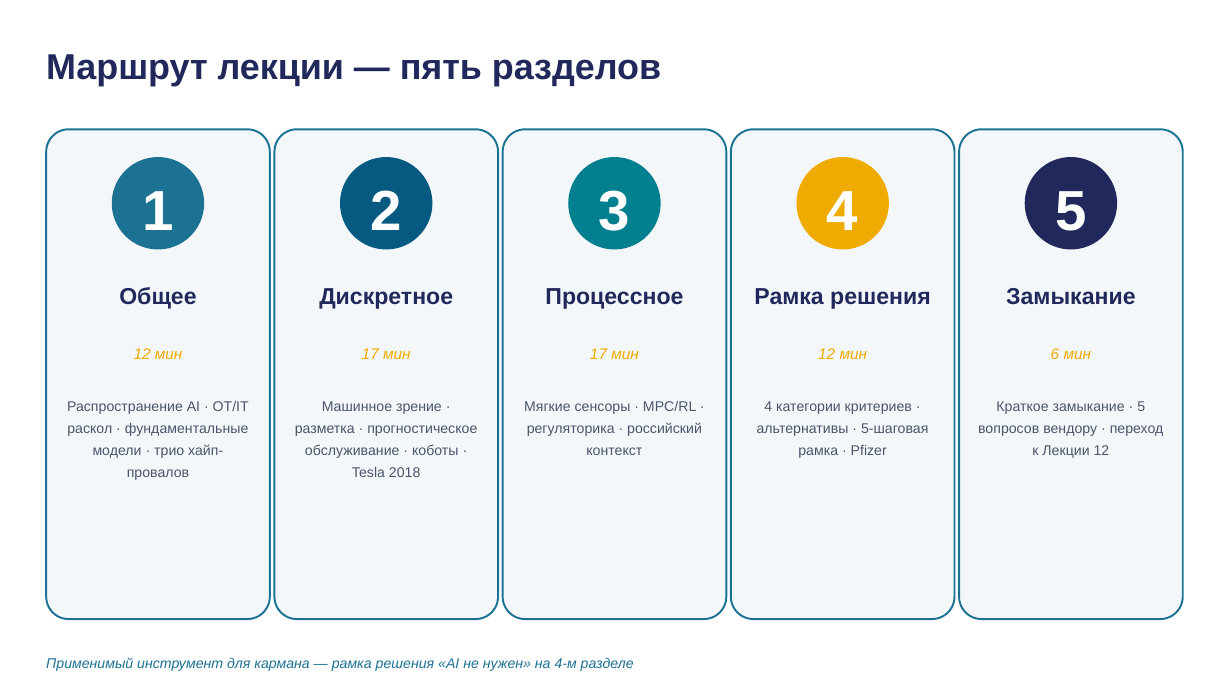
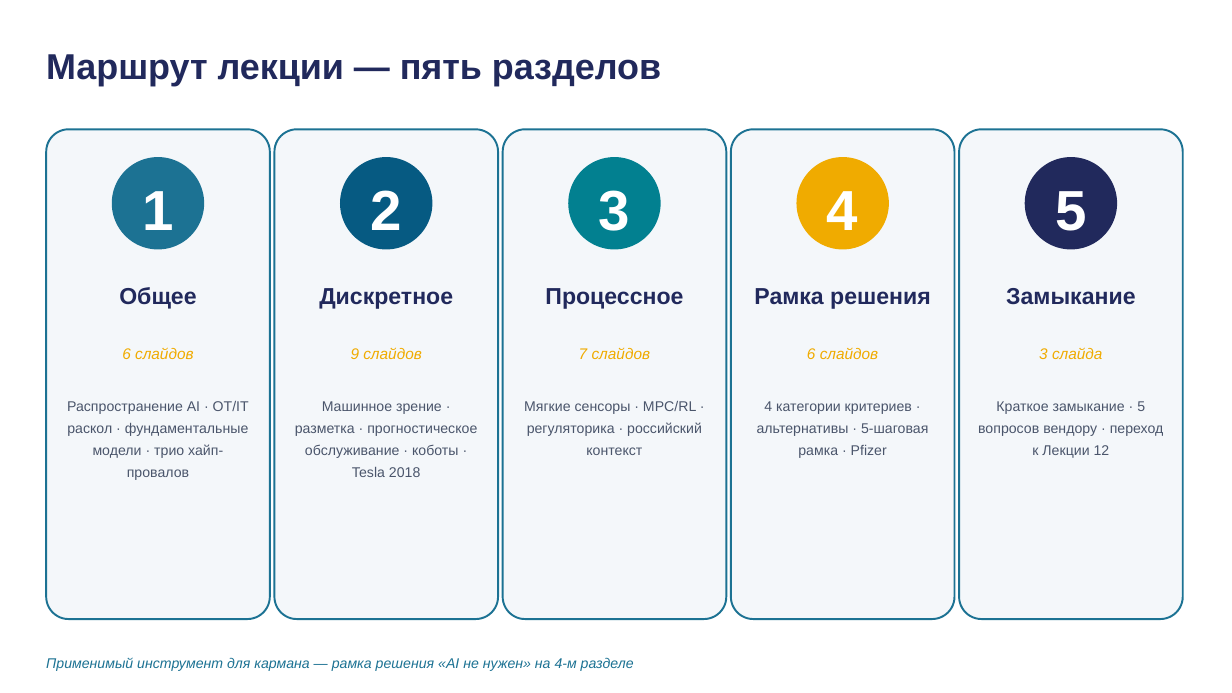
Before and after one commit to tellina-study/AI-usage-lessons, a slide deck: slide 3 of library/lectures/lec-11/rendered/lec-11.pptx. Drawn at 1232x693 pixels with LibreOffice and Linux fonts; fonts in the diff are those of the drawing. Boxes give left, top, right and bottom in pixels: in the first picture for what was removed or moved away, otherwise in the second. Text is boxed around its words. In the diff, an @@ line names an element or a change of style, - is before the commit and + after.

```diff
--- a/library/lectures/lec-11/rendered/lec-11.pptx
+++ b/library/lectures/lec-11/rendered/lec-11.pptx
@@ text at [122,347,193,359]: text changed @@
-12 мин
+6 слайдов
@@ text at [351,347,421,359]: text changed @@
-17 мин
+9 слайдов
@@ text at [579,348,650,359]: text changed @@
-17 мин
+7 слайдов
@@ text at [807,348,878,359]: text changed @@
-12 мин
+6 слайдов
@@ text at [1039,347,1102,359]: text changed @@
-6 мин
+3 слайда
```
Also in this commit, not shown: 5 other slides changed, 8 other files.
